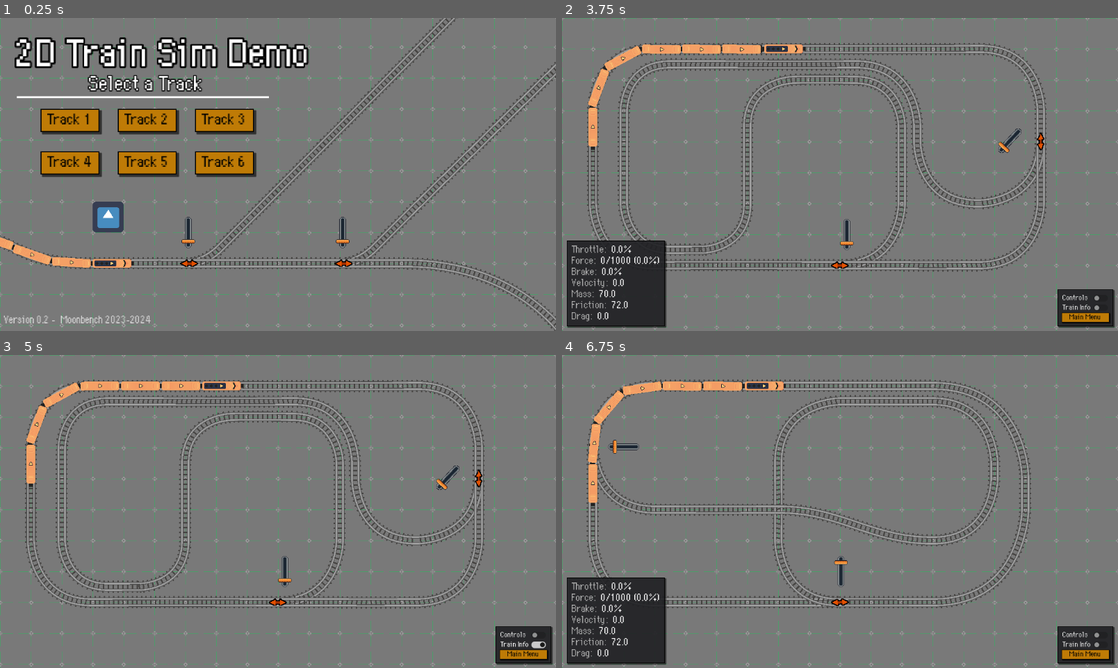
Above: before the commit, frames 1-4 (two rows, left to right).
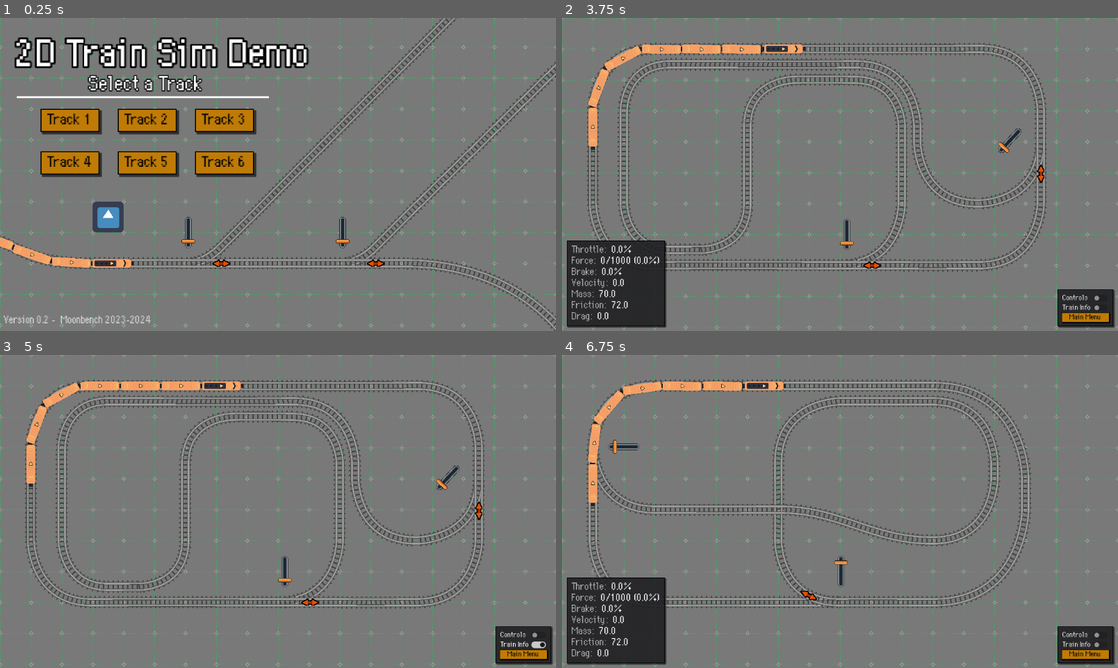
Above: after the commit, the same moments.

Repository: moonbench/simple-godot-train
Game: Godot game, scene res://Demo/Scenes/Game.tscn
Two runs of this game, one before a commit and one after it. Both use one fixed random seed, a clock stepped at 60 frames per second and the inputs below. The engine's default icon, where the game draws it, is replaced by a stand-in: a white triangle on a blue panel in a dark square.
Inputs (mouse positions are in pixels of both pictures, inside the frame that each line leads up to):
- Up to frame 1 (0.25 s): no input
- Up to frame 2 (3.75 s): click (751, 233) at 0.52 s; click "Track 1" at 1.25 s; click "Train Info" at 2 s; click "Main Menu" at 2.75 s; click "Track 2" at 3.5 s
- Up to frame 3 (5 s): click "Train Info" at 4.25 s
- Up to frame 4 (6.75 s): click (845, 570) at 5.02 s; click "Main Menu" at 5.75 s; click "Track 3" at 6.5 s

The runs differ from the first frame. In frame 1, 0.2% of the frame differs, in the area x 32-70%, y 77-80%; in frame 2, 0.2%; in frame 3, 0.2%; in frame 4, 0.1%.

Commit message:
Ensure arrows are halfway up each switch leg

Diff:
--- a/Scenes/TrackSwitch.tscn
+++ b/Scenes/TrackSwitch.tscn
@@ -80,7 +80,9 @@
 [node name="Pointer" type="PathFollow2D" parent="LeftTrack"]
 visible = false
 z_index = 2
-rotation = -0.244979
+position = Vector2(64, -16)
+rotation = -0.587813
+progress = 66.7531
 
 [node name="Sprite2D" type="Sprite2D" parent="LeftTrack/Pointer"]
 texture = ExtResource("3")
@@ -113,7 +115,9 @@
 
 [node name="Pointer" type="PathFollow2D" parent="RightTrack"]
 z_index = 2
-rotation = 0.244979
+position = Vector2(64, 16)
+rotation = 0.591751
+progress = 66.7674
 
 [node name="Sprite2D" type="Sprite2D" parent="RightTrack/Pointer"]
 texture = ExtResource("3")
